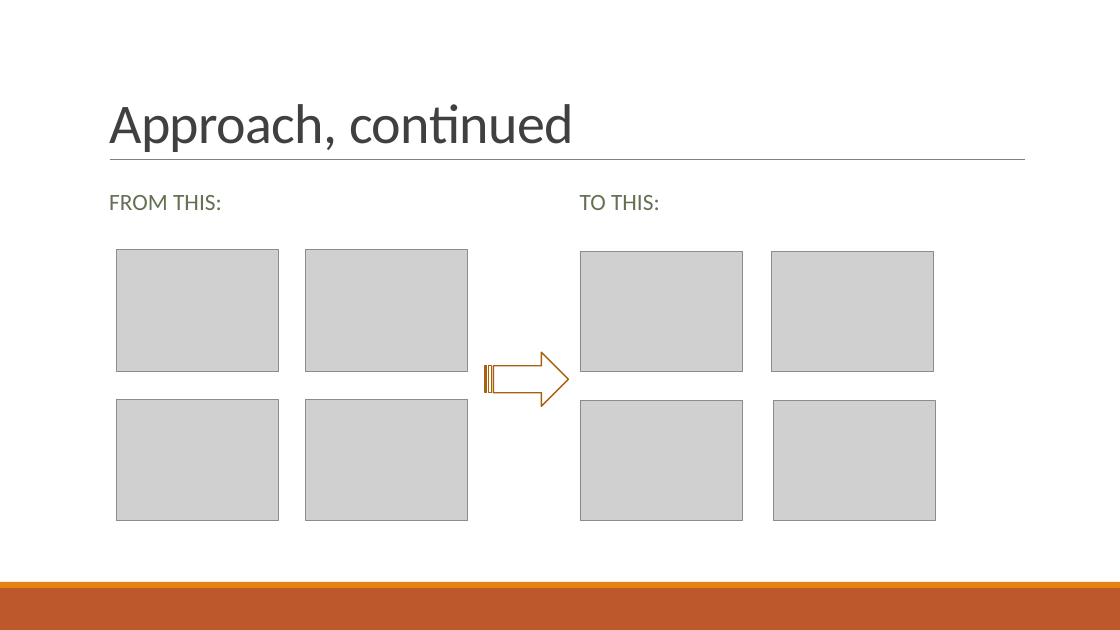
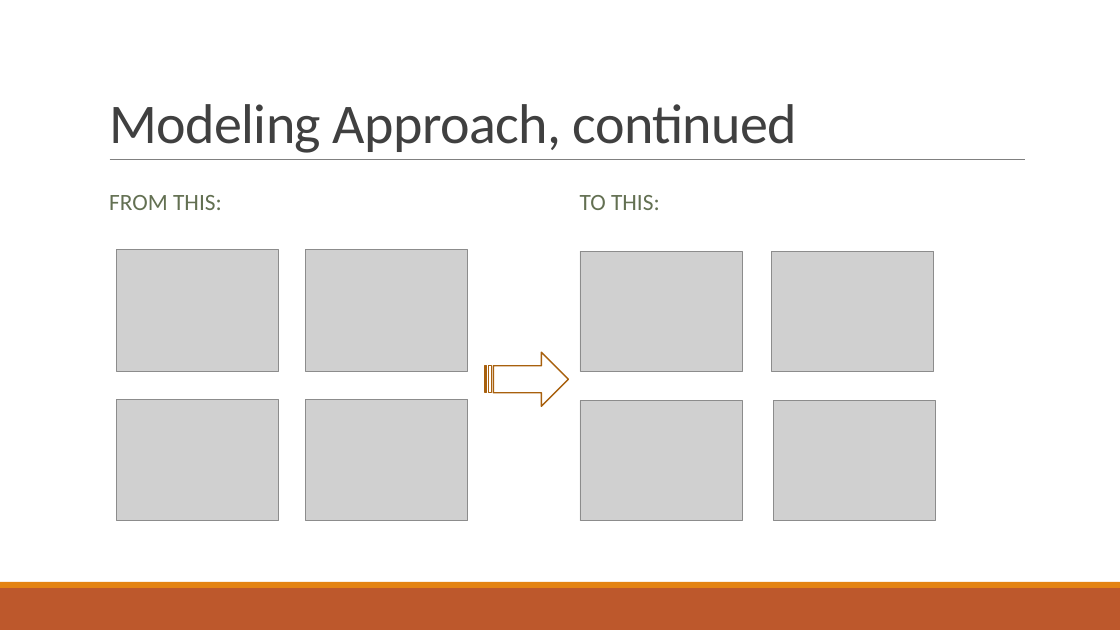
Before and after one commit to afcarl/TS_Project, a slide deck: slide 5 of project_presentation.pptx. Drawn at 1120x630 pixels with LibreOffice and Linux fonts; fonts in the diff are those of the drawing; grey boxes stand for pictures. Boxes give left, top, right and bottom in pixels: in the first picture for what was removed or moved away, otherwise in the second. Text is boxed around its words. In the diff, an @@ line names an element or a change of style, - is before the commit and + after.

```diff
--- a/project_presentation.pptx
+++ b/project_presentation.pptx
@@ title at (109, 104, 798, 153): text changed @@
-Approach, continued
+Modeling Approach, continued
```
Also in this commit, not shown: 6 other slides changed, 1 other file.
